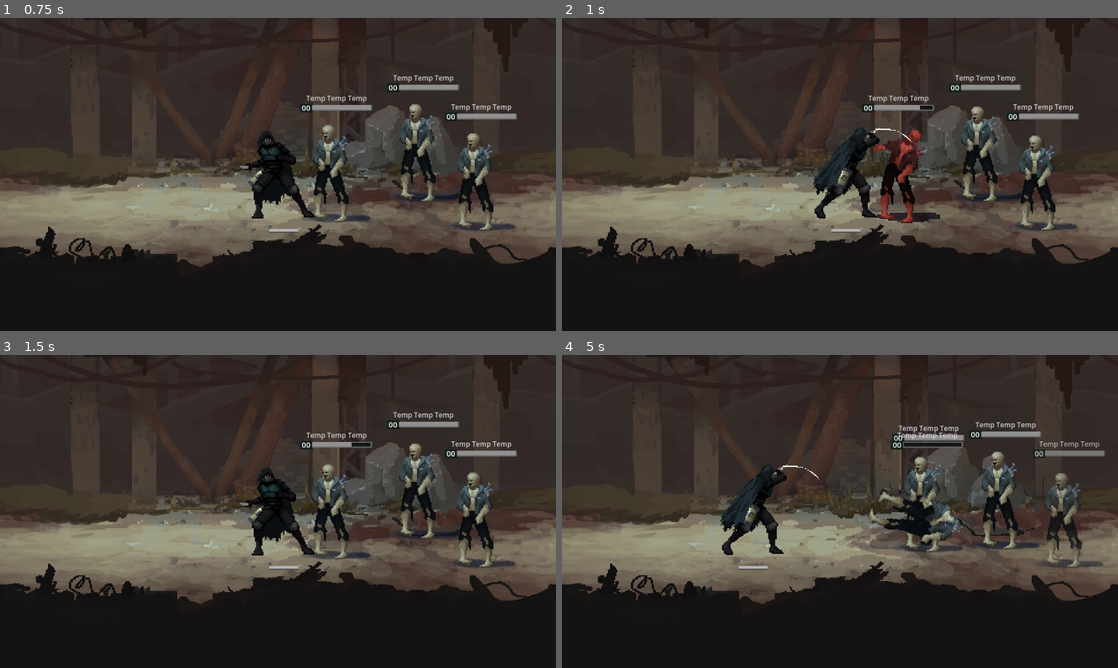
Above: before the commit, frames 1-4 (two rows, left to right).
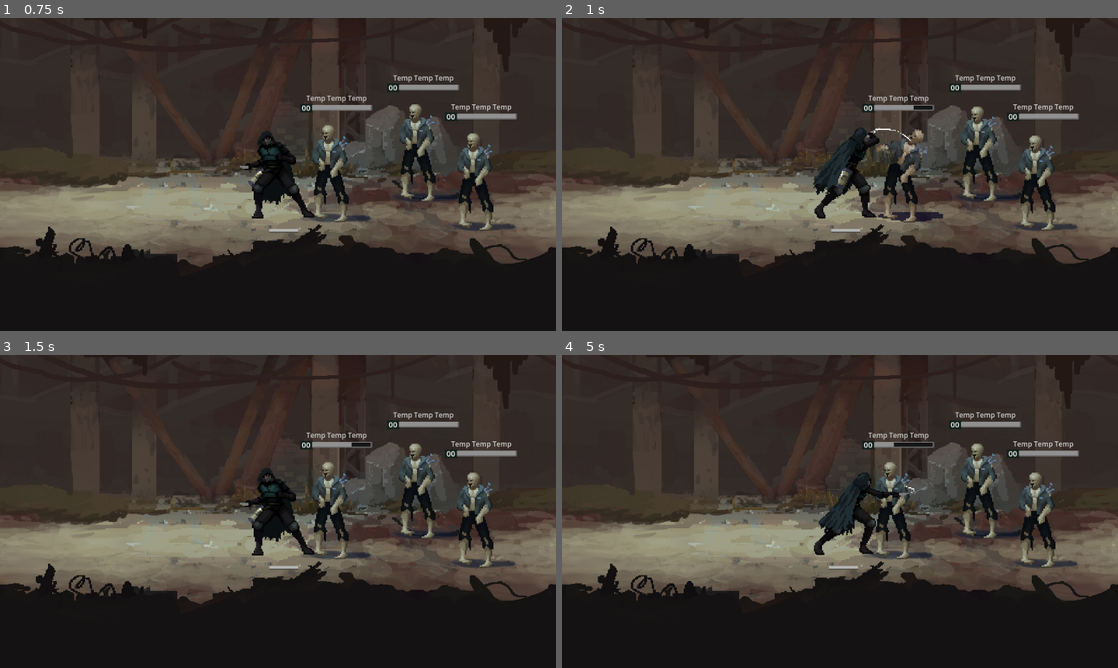
Above: after the commit, the same moments.

Repository: lynxLoad/biosplit
Game: Godot game, scene res://game/arena/arena.tscn
The game is run twice, just before and just after one commit, with the same random seed, the same clock (stepped at 60 frames per second) and the same inputs.
Inputs:
- Up to frame 1 (0.75 s): hold Space (attack) from 0.53 s (still down)
- Up to frame 2 (1 s): keep holding Space (attack)
- Up to frame 3 (1.5 s): release Space (attack) at 1.28 s; tap Space (attack) at 1.35 s
- Up to frame 4 (5 s): hold Space (attack) 2.03-2.78 s; tap Space (attack) at 2.85, 4.35 s; hold Space (attack) 3.53-4.28 s

Frame 1 is identical in both runs. In frame 2, 1.2% of the frame differs, in the area x 55-69%, y 28-66%; in frame 3, 0.3%; in frame 4, 11%, in the area x 28-98%, y 18-69%.

Commit message:
fix(combat): lock player attacks during enemy swap reflow

Diff:
--- a/assets/resources/sprite_frames/sf_player.tres
+++ b/assets/resources/sprite_frames/sf_player.tres
@@ -29,21 +29,7 @@
 "texture": ExtResource("3_eb48s")
 }],
 "loop": 0,
-"name": &"attack",
-"speed": 10.0
-}, {
-"frames": [{
-"duration": 1.0,
-"texture": ExtResource("4_ycv0k")
-}, {
-"duration": 1.0,
-"texture": ExtResource("5_i7ngm")
-}, {
-"duration": 1.0,
-"texture": ExtResource("5_i7ngm")
-}],
-"loop": 0,
-"name": &"attack_2",
+"name": &"attack_1",
 "speed": 10.0
 }, {
 "frames": [{
@@ -63,7 +49,21 @@
 "texture": ExtResource("8_veph6")
 }],
 "loop": 0,
-"name": &"attack_3",
+"name": &"attack_2",
+"speed": 10.0
+}, {
+"frames": [{
+"duration": 1.0,
+"texture": ExtResource("4_ycv0k")
+}, {
+"duration": 1.0,
+"texture": ExtResource("5_i7ngm")
+}, {
+"duration": 1.0,
+"texture": ExtResource("5_i7ngm")
+}],
+"loop": 0,
+"name": &"attack_none",
 "speed": 10.0
 }, {
 "frames": [{
--- a/game/arena/battle_manager.tscn
+++ b/game/arena/battle_manager.tscn
@@ -43,6 +43,7 @@
 var enemies: Array[CharacterBase] = []
 var _reflow_pending: bool = false
 var _spawned_count: int = 0  # сколько уже заспавнено всего (на поле + выбывшие)
+var _reflow_serial: int = 0
 
 func _ready() -> void:
 	# Родитель ещё занят настройкой детей — откладываем спавн на idle-тик.
@@ -145,6 +146,12 @@
 		_reflow_enemies()
 
 func _reflow_enemies() -> void:
+	_reflow_serial += 1
+	var serial := _reflow_serial
+
+	if is_instance_valid(player):
+		player.set_attack_locked(true)
+
 	for i in enemies.size():
 		var e := enemies[i]
 		if not is_instance_valid(e):
@@ -152,8 +159,18 @@
 		e.idle_point = enemy_spawns[i]
 		e.move_to_idle_point(reflow_duration)
 
-	# После сдвига лидер мог смениться — пересчитываем z-приоритеты.
 	_apply_z_order()
+
+	# Ждём реального окончания движения (у врагов tween длится reflow_duration).
+	await get_tree().create_timer(reflow_duration).timeout
+
+	# Если за это время стартовал новый reflow — не разблокируем игрока раньше времени,
+	# этим займётся уже новый вызов.
+	if serial != _reflow_serial:
+		return
+
+	if is_instance_valid(player):
+		player.set_attack_locked(false)
 "
 
 [node name="BattleManager" type="Node" unique_id=429190078]
--- a/game/characters/player/player.gd
+++ b/game/characters/player/player.gd
@@ -1,14 +1,47 @@
 extends CharacterBase
 class_name Player
 
-## Заполняется BattleManager'ом при спавне.
 var enemies: Array[CharacterBase] = []
 
+var _attack_locked: bool = false        # ставит BattleManager на время свапа
+var _attack_turn_active: bool = false   # ставится в момент ввода, снимается по turn_finished
+
+func set_attack_locked(value: bool) -> void:
+	_attack_locked = value
+
+func _play_anim(anim: StringName) -> void:
+	if String(anim).begins_with("attack"):
+		anim = "attack_" + str(randi_range(1, 2))
+		super._play_anim(anim)
+		return
+	super._play_anim(anim)
+
 func _unhandled_input(event: InputEvent) -> void:
-	if event.is_action_pressed(&"attack") and not is_busy():
-		var enemy := _nearest_enemy()
-		if enemy:
-			attack(enemy)
+	if not event.is_action_pressed(&"attack"):
+		return
+	# Блокируем: свап, уже идущий ход, любая busy-анимация, смерть
+	if _attack_locked or _attack_turn_active or is_busy() or is_dead():
+		return
+	var enemy := _nearest_enemy()
+	if enemy == null:
+		return
+
+	_attack_turn_active = true
+	attack(enemy)          # синхронно выставит _is_busy = true
+	_wait_turn_end()
+
+func _wait_turn_end() -> void:
+	# Если attack() вернулся сразу (enemy стал невалиден и т.п.) — снимем флаг сразу.
+	if not is_busy():
+		await get_tree().process_frame
+		_attack_turn_active = false
+		return
+	# Иначе ждём строго конца хода — сигнал летит последним в attack().
+	await turn_finished
+	# Дополнительный кадр, чтобы все твины/позиции гарантированно «устоялись»
+	# до того, как разрешим следующий ввод.
+	await get_tree().process_frame
+	_attack_turn_active = false
 
 func _nearest_enemy() -> CharacterBase:
 	var best: CharacterBase = null
--- a/game/characters/player/player.tscn
+++ b/game/characters/player/player.tscn
@@ -14,7 +14,7 @@
 [node name="AnimatedSprite2D" type="AnimatedSprite2D" parent="." unique_id=356963692]
 z_index = 1
 sprite_frames = ExtResource("1_yjtv7")
-animation = &"attack"
+animation = &"attack_2"
 offset = Vector2(0, -69)
 
 [node name="HealthBar" parent="." unique_id=1458703602 instance=ExtResource("5_65114")]
